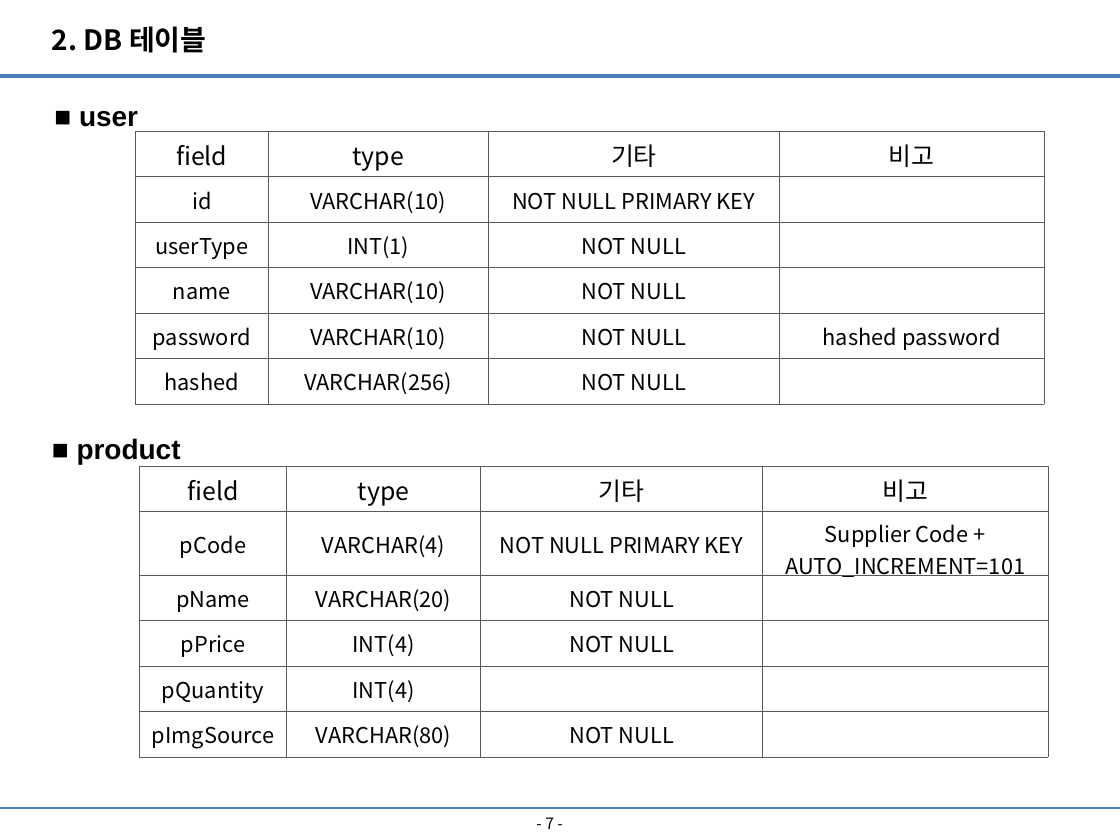
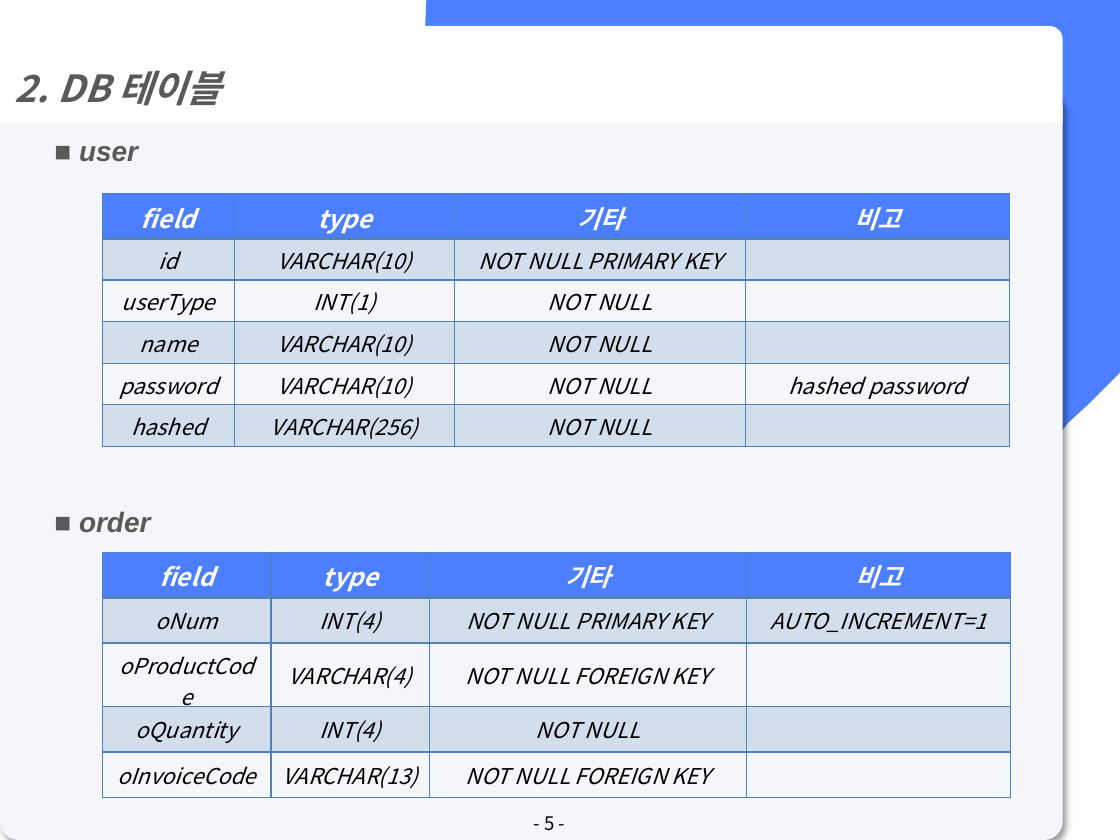
Before and after one commit to lx9203/fulfillmentBlue, a slide deck: slide 5 of file/PPT/Fulfillment 최종발표.pptx (slide 7 before the commit). Drawn at 1120x840 pixels with LibreOffice and Linux fonts; fonts in the diff are those of the drawing. Boxes give left, top, right and bottom in pixels: in the first picture for what was removed or moved away, otherwise in the second. Text is boxed around its words. In the diff, an @@ line names an element or a change of style, - is before the commit and + after.

```diff
--- a/file/PPT/Fulfillment 최종발표.pptx
+++ b/file/PPT/Fulfillment 최종발표.pptx
@@ round same rect "2. DB 테이블": place and size @@
-round same rect "2. DB 테이블" at [52, 26, 206, 53]
+round same rect "2. DB 테이블" at [0, 26, 1063, 123]
@@ round same rect "2. DB 테이블" at [0, 26, 1063, 123]: size 18 to 24 pt, text colour #000000 to #595959, italic on; line spacing 1 to 1.5; vertical alignment top to middle; fill none to #FFFFFF @@
@@ freeform shape added at [307, 0, 1120, 840], fill #4B7FFF @@
@@ line removed from (0, 76) to (1120, 76) @@
@@ rounded rectangle added at [0, 93, 1063, 840], fill #F5F6F9 @@
@@ text "■ user": place and size @@
-text "■ user" at [79, 111, 138, 127]
+text "■ user" at [79, 146, 138, 162]
@@ text "■ user" at [79, 146, 138, 162]: text colour #000000 to #595959, italic on; line spacing 1.5 to 1; vertical alignment top to middle @@
@@ table at [102, 194, 1010, 447] @@
@@ fill none to #4B7FFF in row 1 @@
@@ fill none to #4F81BD at 20% opacity in 9 cells @@
@@ text colour #000000 to #FFFFFF, bold on in "field", "type", "기타", "비고" @@
@@ italic on @@
@@ borders changed @@
@@ table: place and size @@
-table at [136, 131, 1044, 403]
+table at [102, 194, 1010, 447]
@@ text removed at [77, 438, 181, 465] @@
-■ product
@@ text added at [79, 511, 150, 533], 18 pt, text #595959, bold, italic @@
+■ order
@@ table at [102, 552, 1011, 792] @@
-row 2: pCode | VARCHAR(4) | NOT NULL PRIMARY KEY | Supplier Code + / AUTO_INCREMENT=101
-row 3: pName | VARCHAR(20) | NOT NULL | 
-row 4: pPrice | INT(4) | NOT NULL | 
-row 5: pQuantity | INT(4) |  | 
-row 6: pImgSource | VARCHAR(80) | NOT NULL | 
+row 2: oNum | INT(4) | NOT NULL PRIMARY KEY | AUTO_INCREMENT=1
+row 3: oProductCode | VARCHAR(4) | NOT NULL FOREIGN KEY | 
+row 4: oQuantity | INT(4) | NOT NULL | 
+row 5: oInvoiceCode | VARCHAR(13) | NOT NULL FOREIGN KEY | 
@@ table: place and size @@
-table at [140, 466, 1048, 756]
+table at [102, 552, 1011, 792]
@@ line removed from (0, 808) to (1120, 808) @@
@@ page number at [544, 816, 554, 831]: text changed; size 10 to 12 pt @@
-- 7 -
+- 5 -
```
Also in this commit, not shown: 19 other slides changed, 3 slides added, 5 slides removed.
